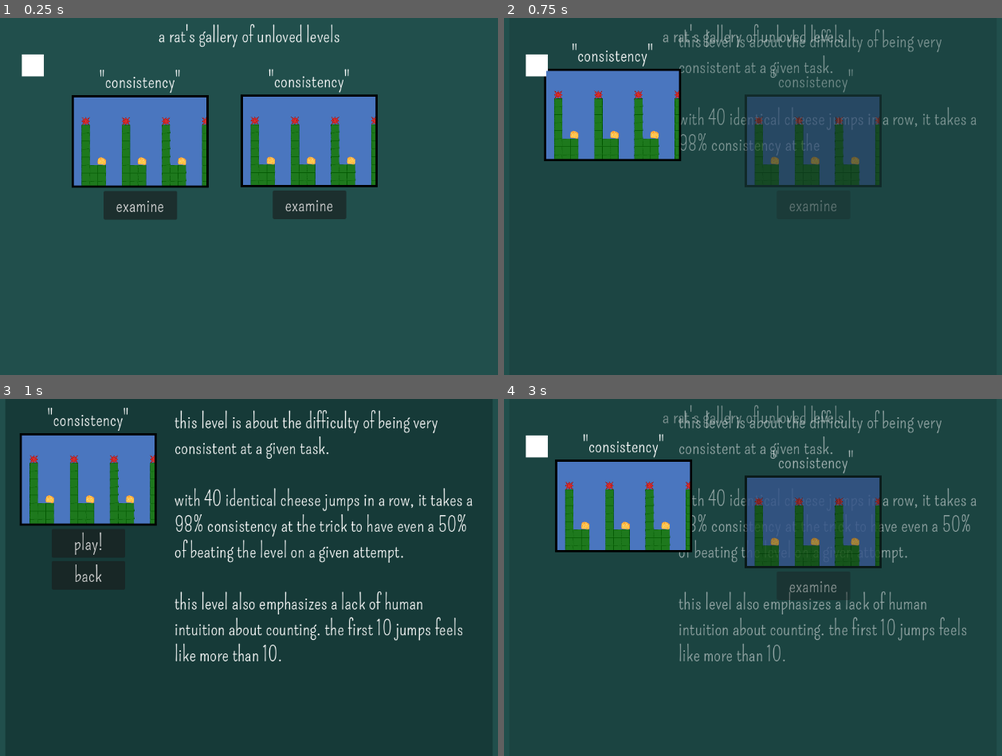
Above: before the commit, frames 1-4 (two rows, left to right).
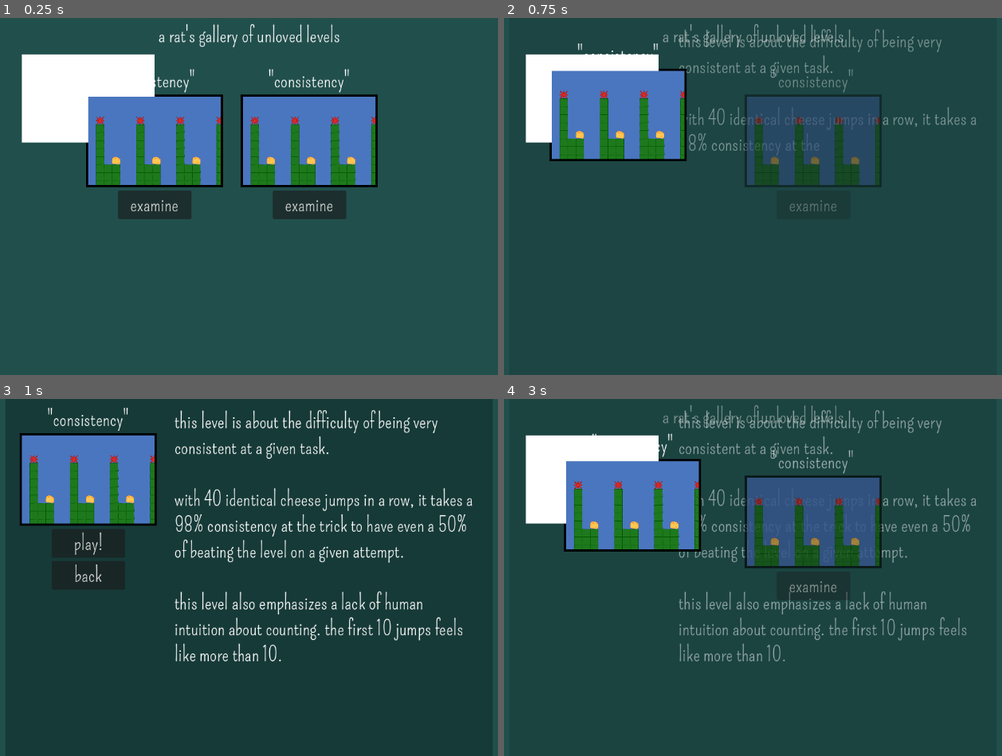
Above: after the commit, the same moments.

Repository: yourname3/jf_f24
Game: Godot game, scene res://gallery/gallery.tscn
The game is run twice, just before and just after one commit, with the same random seed, the same clock (stepped at 60 frames per second) and the same inputs. This scene is started directly instead of the project's main scene.
Inputs:
- Up to frame 1 (0.25 s): no input
- Up to frame 2 (0.75 s): click "examine" at 0.5 s
- Up to frame 3 (1 s): no input
- Up to frame 4 (3 s): click "play!" at 1.25 s; click "play!" at 2 s; click "back" at 2.75 s

The runs differ from the first frame. In frame 1, 9.3% of the frame differs, in the area x 4-45%, y 10-57%; in frame 2, 4.3%; in frame 3, nothing differs; in frame 4, 6.4%.

Commit message:
Fix lerps, use offsets

Diff:
--- a/gallery/gallery.tscn
+++ b/gallery/gallery.tscn
@@ -66,10 +66,10 @@
 anchors_preset = 5
 anchor_left = 0.5
 anchor_right = 0.5
-offset_left = -317.0
-offset_top = 144.0
-offset_right = -77.0
-offset_bottom = 304.0
+offset_left = -291.0
+offset_top = 143.0
+offset_right = -51.0
+offset_bottom = 303.0
 grow_horizontal = 2
 
 [node name="GalleryEntry2" parent="." instance=ExtResource("2_qpxkv")]
@@ -91,6 +91,6 @@
 anchor_right = 0.5
 offset_left = -411.0
 offset_top = 66.0
-offset_right = -371.0
-offset_bottom = 106.0
+offset_right = -171.0
+offset_bottom = 226.0
 grow_horizontal = 2
--- a/gallery/gallery_entry.gd
+++ b/gallery/gallery_entry.gd
@@ -17,7 +17,10 @@
 const ANIM_LENGTH = 0.3
 
 @onready var gallery_target = %GalleryTargetPos
-@onready var current_position = position
+@onready var home_left: float = offset_left
+@onready var home_right: float = offset_right
+@onready var home_top: float = offset_top
+@onready var home_bottom: float = offset_bottom
 
 func do_anim(new_anim: Anim):
 	anim = new_anim
@@ -59,9 +62,17 @@
 			Anim.None:
 				pass
 			Anim.MoveToExamine:
-				position = current_position.lerp(gallery_target.position, t)
+				offset_left = lerp(home_left, gallery_target.offset_left, t)
+				offset_top = lerp(home_top, gallery_target.offset_top, t)
+				offset_bottom = lerp(home_bottom, gallery_target.offset_bottom, t)
+				offset_right = lerp(home_right, gallery_target.offset_right, t)
+				#position = current_position.lerp(gallery_target.position, t)
 			Anim.MoveBack:
-				position = gallery_target.position.lerp(current_position, t)
+				offset_left = lerp(gallery_target.offset_left, home_left, t)
+				offset_top = lerp(gallery_target.offset_top, home_top, t)
+				offset_bottom = lerp(gallery_target.offset_bottom, home_bottom, t)
+				offset_right = lerp(gallery_target.offset_right, home_right, t)
+				#position = gallery_target.position.lerp(current_position, t)
 			Anim.FadeOut:
 				modulate.a = 1.0 - t
 				if modulate.a < 0.03:
